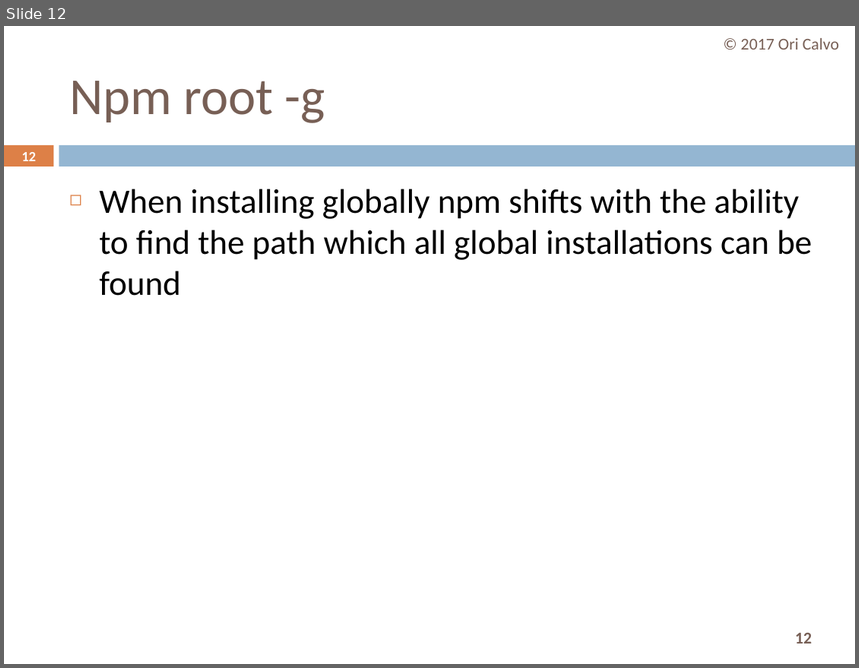
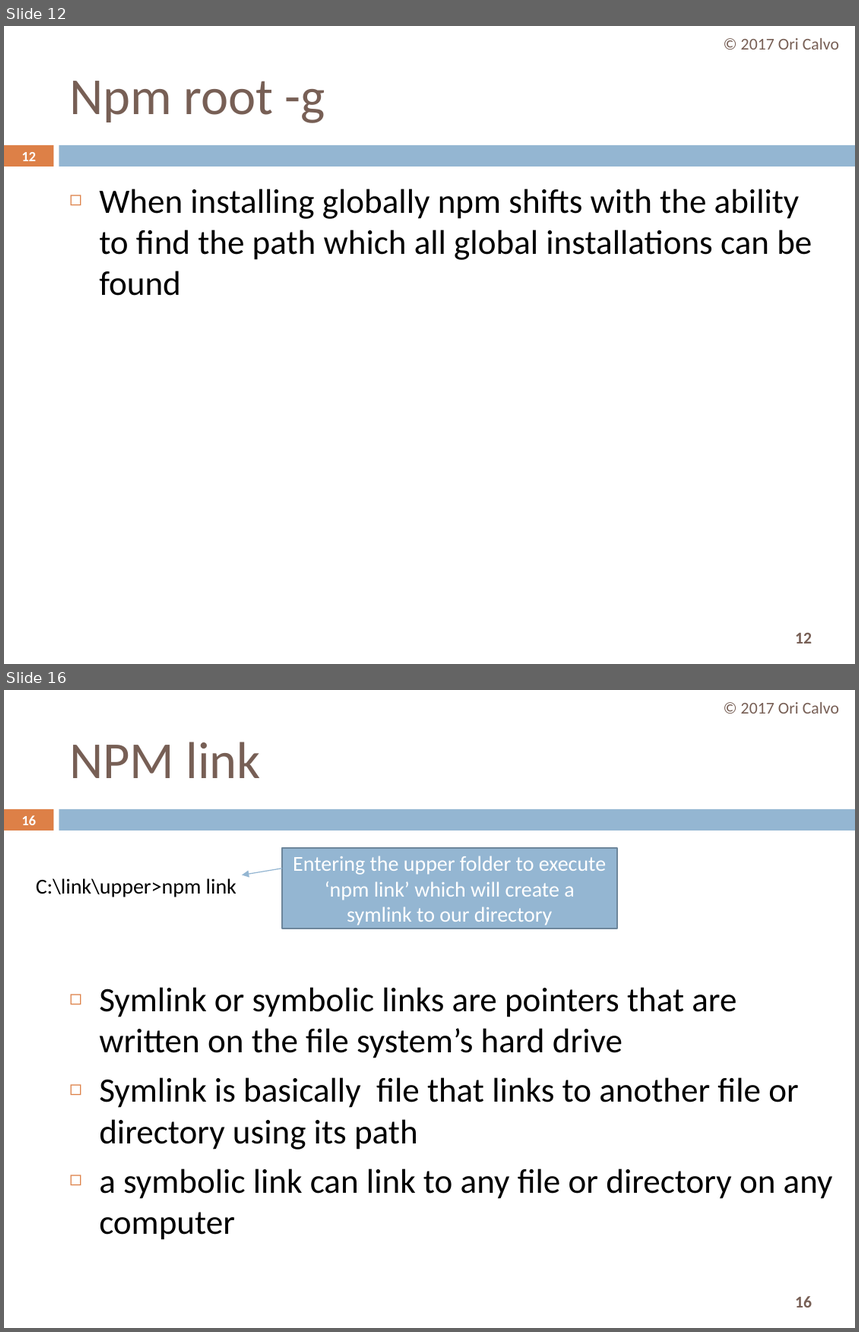
Before and after one commit to oricalvo/course-angular, a slide deck: PPTs/npm.pptx. Shown one above the other, each under a label of ours: slide 12 before the commit, slides 12 and 16 after it; the slides between them are not shown. The pictures are 859x668 and 859x1332 pixels, drawn with LibreOffice and Linux fonts; fonts in the diff are those of the drawing. Boxes give left, top, right and bottom in pixels: in the first picture for what was removed or moved away, otherwise in the second. Text is boxed around its words. In the diff, an @@ line names an element or a change of style, - is before the commit and + after.

```diff
--- a/PPTs/npm.pptx
+++ b/PPTs/npm.pptx
@@ slide 16 added at [4, 690, 855, 1328], background #FFFFFF; not listed: 3 template elements that a slide beside it also shows @@
@@ text added at [741, 702, 839, 714], 14 pt, text #775F55 @@
+© 2017 Ori Calvo
@@ title added at [69, 742, 261, 778], 44 pt, text #775F55 @@
+NPM link
@@ page number added at [21, 815, 36, 825], 11.9 pt, text #FFFFFF, bold @@
+16
@@ rectangle added at [282, 848, 618, 929], fill #94B6D2, outline #6D879B 1.5 pt, 18 pt, text #FFFFFF @@
+Entering the upper folder to execute ‘npm link’ which will create a symlink to our directory
@@ arrow added from (282, 869) to (243, 875), #94B6D2 0.79 pt @@
@@ text added at [36, 878, 237, 897], 18 pt, text #000000 @@
+C:\link\upper>npm link
@@ text added at [99, 987, 833, 1240], 29 pt, text #000000 @@
+◻ Symlink or symbolic links are pointers that are written on the file system’s hard drive
+◻ Symlink is basically file that links to another file or directory using its path
+◻ a symbolic link can link to any file or directory on any computer
```
Also in this commit, not shown: 5 slides changed, 10 other slides added.
